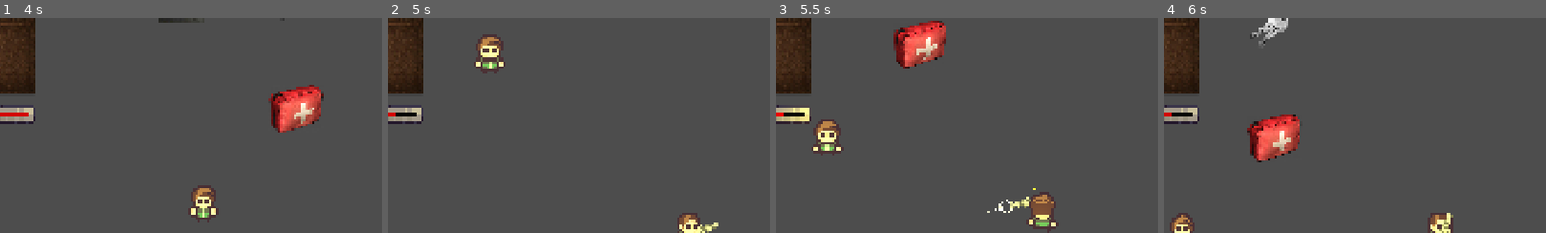
Above: before the commit, frames 1-4 (left to right).
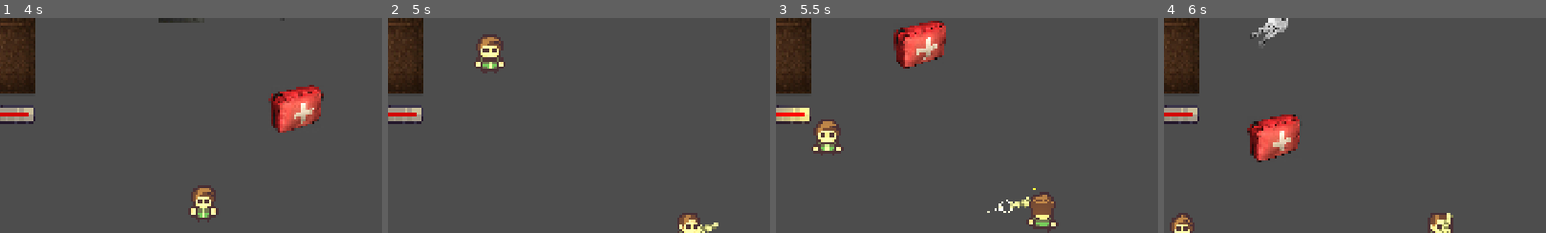
Above: after the commit, the same moments.

Repository: fernandofelxs/ProjetoGameDev
Game: Godot game, scene res://levels/testroom.tscn
Same seed, same stepped clock (60 frames per second), same inputs: the game is played once before the commit and once after it. This scene is started directly instead of the project's main scene.
Inputs (mouse positions are % of the whole screen's width and height, from its top left):
- Up to frame 1 (4 s): move the mouse to (45, 70) at 0.52 s; hold Up (ui_up) 0.53-2.03 s; tap Space (attack) at 0.6 s; move the mouse to (80, 65) at 1.27 s; click (80, 65) at 1.35 s; move the mouse to (20, 35) at 2.02 s; hold Left (ui_left) 2.03-3.53 s; tap E (interact) at 2.1 s; move the mouse to (55, 50) at 2.77 s; tap Tab (switch_player_character) at 2.85 s; move the mouse to (35, 25) at 3.52 s; hold Down (ui_down) from 3.53 s (still down); tap S (switch_weapon) at 3.6 s
- Up to frame 2 (5 s): move the mouse to (72, 45) at 4.27 s; release Down (ui_down) at 4.28 s; hold Right (ui_right) from 4.28 s (still down); tap Space (attack) at 4.35 s
- Up to frame 3 (5.5 s): move the mouse to (30, 55) at 5.02 s; release Right (ui_right) at 5.03 s; hold Up (ui_up) from 5.03 s (still down); click (30, 55) at 5.1 s
- Up to frame 4 (6 s): move the mouse to (60, 28) at 5.77 s; release Up (ui_up) at 5.78 s; hold Right (ui_right) from 5.78 s (still down); tap E (interact) at 5.85 s
The pictures show only the part of the screen within x 16-66%, y 0-50%; the shares and areas given below are measured in that part.

Frame 1 is identical in both runs. In frame 2, 0.1% of the frame differs, in the area x 2-8%, y 44-46%; in frame 3, 0.1%; in frame 4, 0.1%.
Error before the commit: Invalid access to property or key 'slots' on a base object of type 'Node (inventory.gd)'. (res://scripts/testroom.gd:6)

Commit message:
refatorar comportamento do inventário

Diff:
--- a/levels/testroom.tscn
+++ b/levels/testroom.tscn
@@ -1,7 +1,6 @@
-[gd_scene load_steps=11 format=3 uid="uid://dqslu82ee6ynk"]
+[gd_scene load_steps=10 format=3 uid="uid://dqslu82ee6ynk"]
 
 [ext_resource type="PackedScene" uid="uid://r5737pf6ogiv" path="res://scenes/player/player.tscn" id="1_dvo5g"]
-[ext_resource type="Script" uid="uid://cgtd7mnyrs1dm" path="res://scripts/testroom.gd" id="1_eivy4"]
 [ext_resource type="PackedScene" uid="uid://brlbowc67l8yf" path="res://scenes/player/character_manager.tscn" id="2_j5n7w"]
 [ext_resource type="PackedScene" uid="uid://b2foc0juo3axl" path="res://scenes/enemy1/enemy1.tscn" id="2_xndyt"]
 [ext_resource type="PackedScene" uid="uid://bqt17yadoo1ul" path="res://scenes/item_pickups/item_pickup.tscn" id="4_16dvi"]
@@ -16,7 +15,6 @@
 outlines = Array[PackedVector2Array]([PackedVector2Array(-39, -28, 1.7569, 34.2998, 31, 79, 89, 36, 129, -6, 183, 59, 284, 74, 311, 36, 327, -14, 307, -53, 220, -81, 165, -94, 104, -101, 42, -65)])
 
 [node name="TestRoom" type="Node2D"]
-script = ExtResource("1_eivy4")
 
 [node name="CharacterManager" parent="." node_paths=PackedStringArray("players") instance=ExtResource("2_j5n7w")]
 players = [NodePath("../Player"), NodePath("../Player2"), NodePath("../Player3")]
@@ -61,12 +59,3 @@
 position = Vector2(448, 104)
 scale = Vector2(0.15, 0.15)
 item = ExtResource("8_aihjh")
-
-[connection signal="active_player_changed" from="CharacterManager" to="GameUI" method="_on_character_manager_active_player_changed"]
-[connection signal="active_player_changed" from="CharacterManager" to="ItemPickup" method="_on_character_manager_active_player_changed"]
-[connection signal="active_player_changed" from="CharacterManager" to="ItemPickup2" method="_on_character_manager_active_player_changed"]
-[connection signal="active_player_changed" from="CharacterManager" to="ItemPickup3" method="_on_character_manager_active_player_changed"]
-[connection signal="player_damaged" from="Player" to="GameUI" method="_on_player_player_damaged"]
-[connection signal="item_collected" from="ItemPickup" to="." method="_on_item_pickup_item_collected"]
-[connection signal="item_collected" from="ItemPickup2" to="." method="_on_item_pickup_item_collected"]
-[connection signal="item_collected" from="ItemPickup3" to="." method="_on_item_pickup_item_collected"]
--- a/scripts/character_manager.gd
+++ b/scripts/character_manager.gd
@@ -1,3 +1,6 @@
+# O character manager deve estar na mesma cena que um elemento GameUI
+
+class_name CharacterManager
 extends Node2D
 
 @export var players: Array[Player] = []
@@ -10,8 +13,18 @@
 var current_index := 0
 
 func _ready() -> void:
+	add_to_group("character_manager")
+
 	if players.is_empty():
 		return
+
+	# conectar sinais dos jogadores e dos itens
+	for i in players.size():
+		var player := players[i]
+		player.player_damaged.connect(
+			_on_player_damaged.bind(i)
+		)
+	_connect_item_pickups()
 
 	_activate_player(0)
 
@@ -49,3 +62,28 @@
 
 func get_active_player_id() -> int:
 	return current_index
+
+func _on_player_damaged(hp: int, player_id: int) -> void:
+	if player_id != current_index:
+		return
+
+	# Re-emit active player info (for HUD, UI, etc.)
+	active_player_changed.emit(
+		current_index,
+		players[current_index]
+	)
+
+func _connect_item_pickups() -> void:
+	var pickups := get_tree().get_nodes_in_group("item_pickups")
+
+	for pickup in pickups:
+		if pickup is ItemPickup:
+			pickup.item_collected.connect(
+				_on_item_collected.bind(pickup)
+			)
+
+func _on_item_collected():
+	active_player_changed.emit(
+		current_index,
+		players[current_index]
+	)
--- a/scripts/game_ui.gd
+++ b/scripts/game_ui.gd
@@ -1,12 +1,22 @@
+# A GameUi deve estar na mesma cena que o CharacterManager
+
 class_name GameUI extends CanvasLayer
 
 @onready var ui_slots: Array =  $VBoxContainer/HBoxContainer.get_children()
 @onready var player_health_bar: HealthBar = $VBoxContainer/PlayerHealth/HealthBar
 var character_id : int = 0
+var character_manager: CharacterManager
 
 func _ready():
 	Inventory.inventory_changed.connect(_on_inventory_changed)
-	update_slots()
+	character_manager = get_tree().get_first_node_in_group("character_manager")
+	if not character_manager:
+		push_error("CharacterManager not found")
+		return
+
+	character_manager.active_player_changed.connect(
+		_on_character_manager_active_player_changed
+	)
 
 func update_slots():
 	for i in range(0, ui_slots.size()):
@@ -20,15 +30,7 @@
 	player_health_bar.update_health(player.hp)
 	update_slots()
 
-func _on_player_player_damaged(hp: int) -> void:
-	player_health_bar.update_health(hp)
-	update_slots()
-
 func _on_inventory_changed(player_id: int) -> void:
 	if player_id != character_id:
 		return
 	update_slots()
-
-func _on_player_2_player_damaged(hp: int) -> void:
-	player_health_bar.update_health(hp)
-	update_slots()
--- a/scripts/item_pickup.gd
+++ b/scripts/item_pickup.gd
@@ -1,3 +1,4 @@
+class_name ItemPickup
 extends Node2D
 
 var player_in_area := false
@@ -22,9 +23,9 @@
 			queue_free()
 
 func _on_pickup_area_body_entered(body: Node2D) -> void:
-	if body.has_method("player"):
+	if body is Player:
 		player_in_area = true
 
 func _on_pickup_area_body_exited(body: Node2D) -> void:
-	if body.has_method("player"):
+	if body is Player:
 		player_in_area = false
--- a/scripts/testroom.gd
+++ /dev/null
@@ -1,10 +0,0 @@
-extends Node2D
-
-@onready var game_ui: Control = $CanvasLayer/GameUI
-
-func _ready():
-	Inventory.slots[1] = preload("res://inventory/items/CalculusBook.tres")
-	game_ui.update_slots()
-
-func _on_item_pickup_item_collected() -> void:
-	game_ui.update_slots()
Not shown, removed: scripts/testroom.gd.uid
